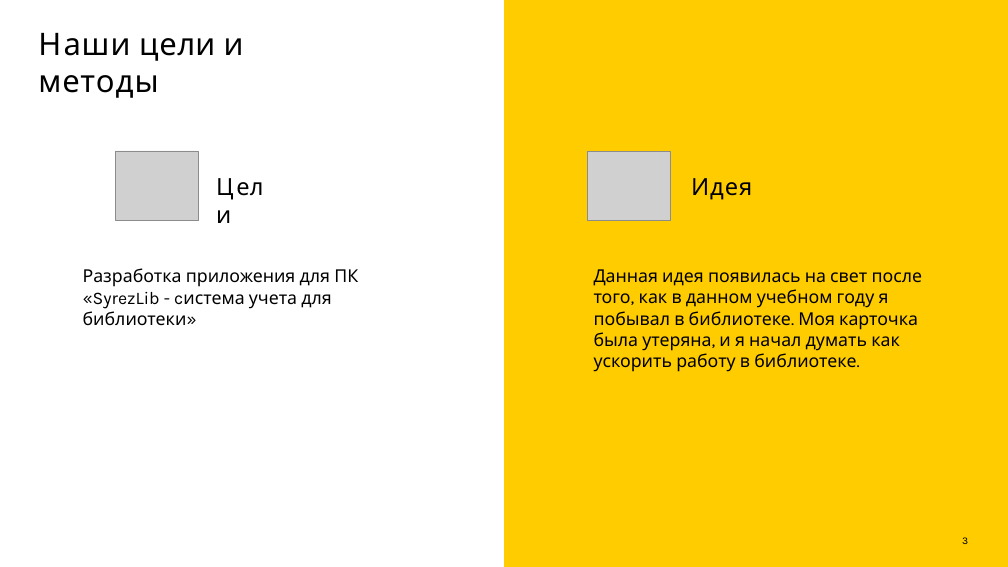
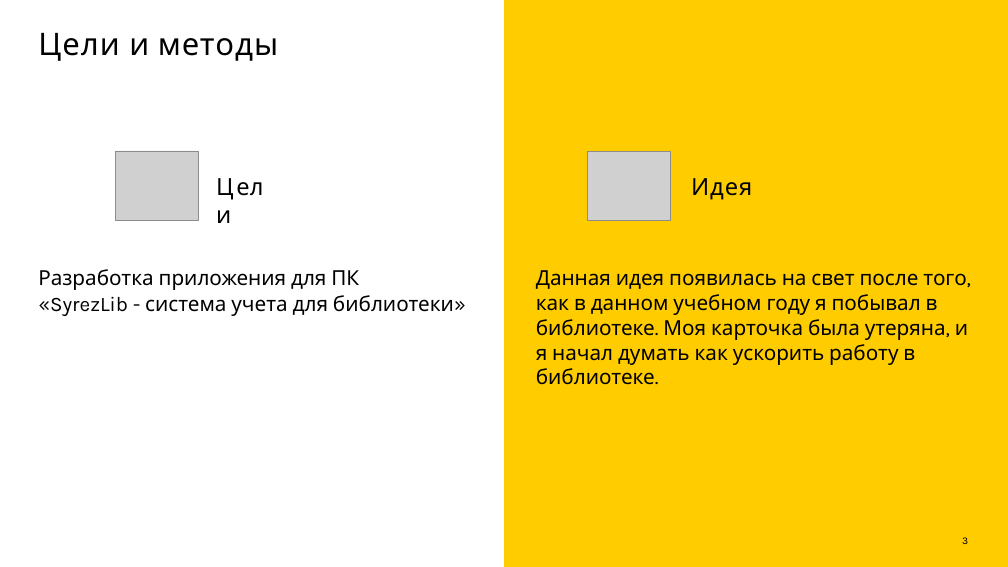
Before and after one commit to aikarimovvw/Library_System-QtProject, a slide deck: slide 3 of Documentation/Презентация SyrezLib.pptx. Drawn at 1008x567 pixels with LibreOffice and Linux fonts; fonts in the diff are those of the drawing; grey boxes stand for pictures. Boxes give left, top, right and bottom in pixels: in the first picture for what was removed or moved away, otherwise in the second. Text is boxed around its words. In the diff, an @@ line names an element or a change of style, - is before the commit and + after.

Commit message:
update presentation

```diff
--- a/Documentation/Презентация SyrezLib.pptx
+++ b/Documentation/Презентация SyrezLib.pptx
@@ title at [129,38,278,61]: text changed @@
-Наши цели и методы
+Цели и методы
@@ text at [38,269,359,290]: size 24 to 28 pt in "Разработка приложения для ПК" @@
@@ text "Разработка приложения для ПК": place and size @@
-text "Разработка приложения для ПК" at [83,268,358,326]
+text "Разработка приложения для ПК" at [38,269,454,316]
@@ text "Данная идея появилась на свет ...": place and size @@
-text "Данная идея появилась на свет ..." at [594,269,923,372]
+text "Данная идея появилась на свет ..." at [536,270,968,385]
@@ text "Данная идея появилась на свет ..." at [536,270,968,385]: size 24 to 28 pt @@
@@ text at [38,295,454,316]: text changed; size 24 to 28 pt @@
-«SyrezLib - cистема учета для библиотеки»
+«SyrezLib - система учета для библиотеки»
```
Also in this commit, not shown: 3 other slides changed.
